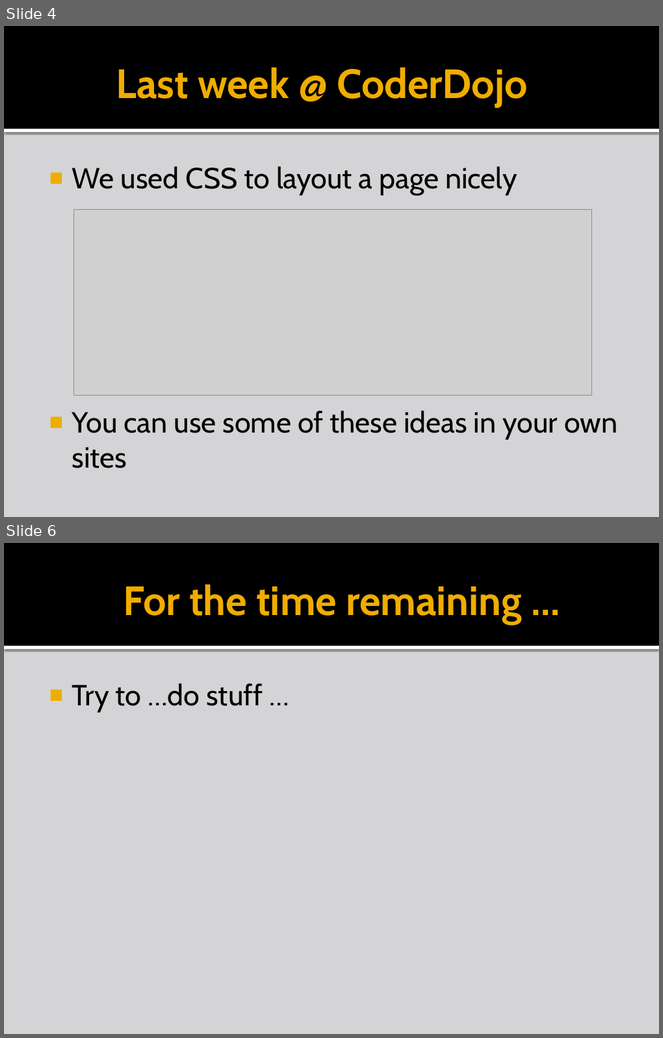
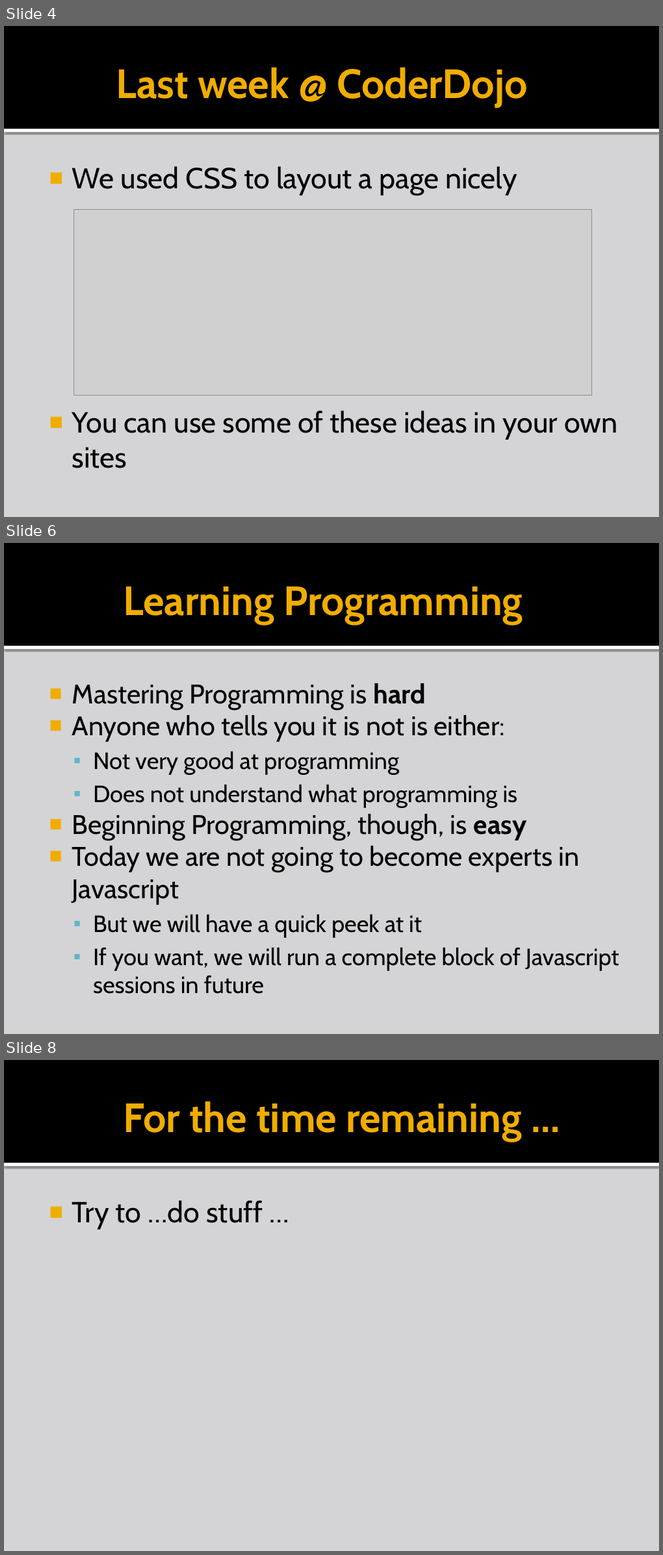
Before and after one commit to liamf/coderdojo-bray, a slide deck: html/presentations/CoderDojoBrayHTML_session5.pptx. Shown one above the other, each under a label of ours: slides 4 and 6 before the commit, slides 4, 6 and 8 after it; the slides between them are not shown. The pictures are 663x1038 and 663x1555 pixels, drawn with LibreOffice and Linux fonts; fonts in the diff are those of the drawing; grey boxes stand for pictures; background and template pictures are left out. Boxes give left, top, right and bottom in pixels: in the first picture for what was removed or moved away, otherwise in the second. Text is boxed around its words. In the diff, an @@ line names an element or a change of style, - is before the commit and + after.

Commit message:
Tidied up some grammar in the Javascript, added some pages to the presentation, added conditionals to final page.

```diff
--- a/html/presentations/CoderDojoBrayHTML_session5.pptx
+++ b/html/presentations/CoderDojoBrayHTML_session5.pptx
@@ slide 6 added at (x1=4, y1=543, x2=659, y2=1034), background #D4D4D6; not listed: 2 template elements that a slide beside it also shows @@
@@ title added at (x1=123, y1=587, x2=523, y2=625), 45 pt, text #F0AD00, bold @@
+Learning Programming
@@ text added at (x1=72, y1=683, x2=620, y2=994), 25.9 pt, text #000000 @@
+■ Mastering Programming is hard
+■ Anyone who tells you it is not is either:
+  ▪ Not very good at programming
+  ▪ Does not understand what programming is
+■ Beginning Programming, though, is easy
+■ Today we are not going to become experts in Javascript
+  ▪ But we will have a quick peek at it
+  ▪ If you want, we will run a complete block of Javascript sessions in future
@@ what was slide 6 is now slide 8 @@
```
Also in this commit, not shown: 3 slides changed, 1 other slide added, 5 other files.
